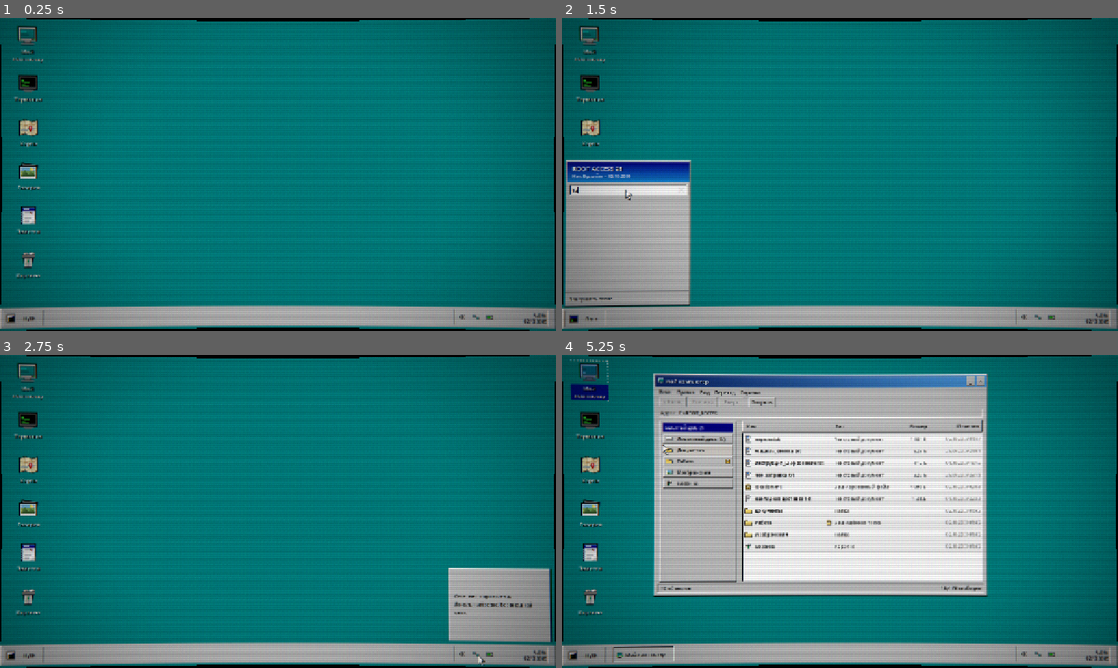
Above: before the commit, frames 1-4 (two rows, left to right).
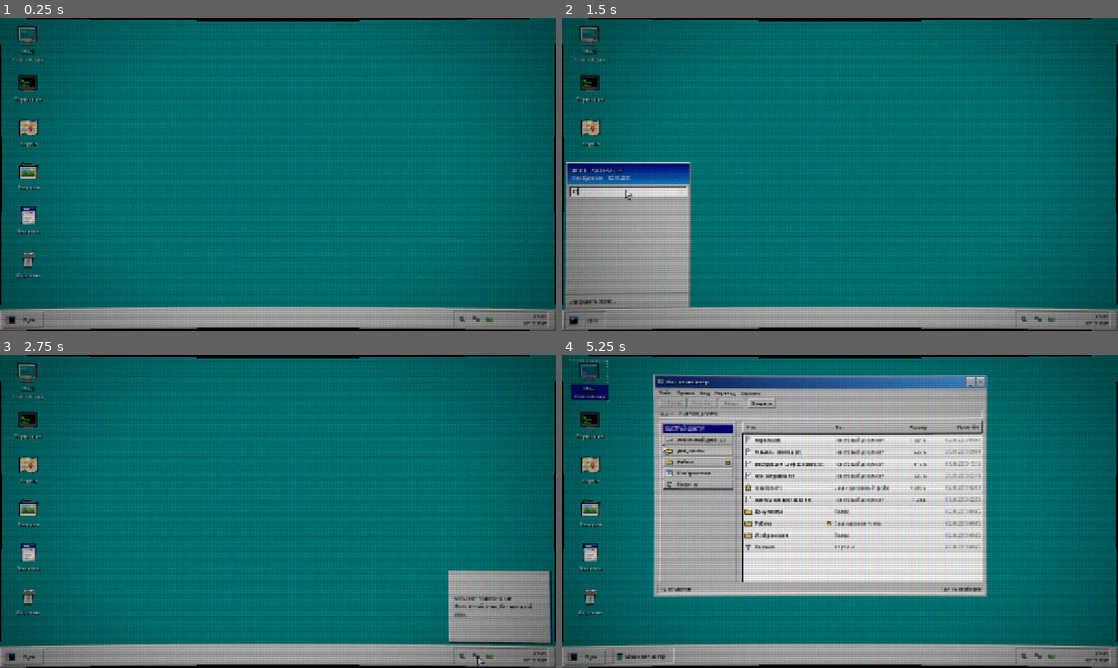
Above: after the commit, the same moments.

Repository: nikkey31/root_access
Game: Godot game, scene res://scenes/desktop/Desktop.tscn
Two runs of this game, one before a commit and one after it. Both use one fixed random seed, a clock stepped at 60 frames per second and the inputs below.
Inputs (mouse positions are in pixels of both pictures, inside the frame that each line leads up to; where the layout moved, square brackets give the same spot in the first picture):
- Up to frame 1 (0.25 s): no input
- Up to frame 2 (1.5 s): click "Пуск" at 0.5 s; click (623, 190) at 1.27 s; type "12" at 1.35 s
- Up to frame 3 (2.75 s): click (478, 658) [478, 655] at 2 s
- Up to frame 4 (5.25 s): click (1056, 658) [1056, 655] at 2.75 s; click (1029, 658) [1029, 655] at 3.5 s; tap Enter at 4.25 s; drag from (840, 511) to (895, 442) at 4.27 s; tap Space at 5 s; drag from (589, 380) to (812, 574) at 5.02 s

The runs differ from the first frame. In frame 1, 1.7% of the frame differs, in the area x 0-100%, y 3-100%; in frame 2, 3.2%; in frame 3, 2.4%; in frame 4, 11%, in the area x 0-100%, y 5-100%.

Commit message:
fix(ui,crt,maps): flush taskbar bottom edge, unify map addresses and boost retro pixel texture ~20%

Diff:
--- a/scenes/desktop/Desktop.tscn
+++ b/scenes/desktop/Desktop.tscn
@@ -29,12 +29,14 @@
 shader_parameter/zoom = 0.975
 shader_parameter/corner_radius = 0.01
 shader_parameter/vignette_strength = 0.14
-shader_parameter/aberration = 0.00045
+shader_parameter/aberration = 0.0007
 shader_parameter/aspect = 1.7777778
-shader_parameter/scanline_strength = 0.09
-shader_parameter/grille_strength = 0.035
-shader_parameter/color_levels = 48.0
-shader_parameter/noise_strength = 0.014
+shader_parameter/scanline_strength = 0.14
+shader_parameter/grille_strength = 0.075
+shader_parameter/color_levels = 24.0
+shader_parameter/noise_strength = 0.022
+shader_parameter/pixel_blend = 0.24
+shader_parameter/pixel_resolution = Vector2(960, 540)
 shader_parameter/glitch_intensity = 0.0
 
 [sub_resource type="SystemFont" id="SystemFont_bold"]
@@ -127,7 +129,7 @@
 anchors_preset = 15
 anchor_right = 1.0
 anchor_bottom = 1.0
-offset_bottom = -52.0
+offset_bottom = -48.0
 grow_horizontal = 2
 grow_vertical = 2
 mouse_filter = 2
@@ -194,8 +196,8 @@
 anchor_top = 1.0
 anchor_right = 1.0
 anchor_bottom = 1.0
-offset_top = -52.0
-offset_bottom = -4.0
+offset_top = -48.0
+offset_bottom = 0.0
 grow_horizontal = 2
 grow_vertical = 0
 theme_override_styles/panel = SubResource("StyleBox_taskbar")
@@ -310,9 +312,9 @@
 anchor_top = 1.0
 anchor_bottom = 1.0
 offset_left = 4.0
-offset_top = -392.0
+offset_top = -388.0
 offset_right = 290.0
-offset_bottom = -54.0
+offset_bottom = -48.0
 grow_vertical = 0
 theme_override_styles/panel = SubResource("StyleBox_startmenu")
 
--- a/scripts/apps/previews/map_preview.gd
+++ b/scripts/apps/previews/map_preview.gd
@@ -11,6 +11,7 @@
 	{
 		"name": "Дом Саймона",
 		"address": "ул. Береговая, 14",
+		"card_address": "Адрес: ул. Береговая, 14  [BEREGOVAYA 14]",
 		"note": "Частный одноэтажный дом. Указан как адрес проживания С. Раклина.",
 		"action": "[ Отправить группу захвата ]",
 		"action_result": "Группа захвата направлена по адресу: ул. Береговая, 14.\nОжидайте доклад с места.",
@@ -21,6 +22,7 @@
 	{
 		"name": "Дом брата",
 		"address": "ул. Мира, 8",
+		"card_address": "Адрес: ул. Мира, 8  [MIRA 8]",
 		"note": "Жилой дом. Зарегистрирован на Е. Рейвенса.",
 		"action": "[ Отправить группу захвата ]",
 		"action_result": "Группа захвата направлена по адресу: ул. Мира, 8.\nОжидайте доклад с места.",
@@ -30,7 +32,8 @@
 	},
 	{
 		"name": "Гаражи",
-		"address": "Гаражный кооператив «Восток»",
+		"address": "ГК «Восток», сектор Д",
+		"card_address": "Адрес: ГК «Восток», сектор Д  [VOSTOK D]",
 		"note": "Ряд металлических гаражных боксов на восточной окраине.",
 		"action": "[ Отправить группу захвата ]",
 		"action_result": "Группа захвата направлена в ГК «Восток».\nОжидайте доклад с места.",
@@ -41,7 +44,7 @@
 	{
 		"name": "Адрес Мишель",
 		"address": "ул. Ленина, 54",
-		"card_address": "Address: LENINA 54",
+		"card_address": "Адрес: ул. Ленина, 54  [LENINA 54]",
 		"note": "Многоквартирный жилой дом. Место проживания М. Юхновой.",
 		"action": "[ Отправить группу захвата ]",
 		"action_result": "Группа захвата направлена по адресу: ул. Ленина, 54.\nОжидайте доклад с места.",
@@ -52,6 +55,7 @@
 	{
 		"name": "Бокс № 6752",
 		"address": "Северная промзона, бокс 6752",
+		"card_address": "Адрес: Северная промзона, бокс 6752  [BOX 6752]",
 		"note": "Одиночный металлический бокс в промышленном секторе.",
 		"action": "[ Отправить группу захвата ]",
 		"action_result": "Группа захвата направлена в Бокс № 6752.\nОжидайте доклад с места.",
@@ -61,7 +65,8 @@
 	},
 	{
 		"name": "Склад № 3",
-		"address": "Северная промзона, проезд Заводской, 12",
+		"address": "Северная промзона, пр. Заводской, 12",
+		"card_address": "Адрес: Северная промзона, пр. Заводской, 12  [ZAVODSKOY 12]",
 		"note": "Заброшенный складской комплекс за бетонным забором.",
 		"action": "[ Отправить группу захвата ]",
 		"action_result": "Группа захвата направлена на Склад № 3.\nОжидайте доклад с места.",
@@ -72,6 +77,7 @@
 	{
 		"name": "Свалка",
 		"address": "Окружное шоссе, 9-й км",
+		"card_address": "Адрес: Окружное шоссе, 9-й км  [OKRUZHNOE 9]",
 		"note": "Заброшенный пункт приёма металлолома за городом.",
 		"action": "[ Отправить группу захвата ]",
 		"action_result": "Группа захвата направлена на Свалку (9-й км).\nОжидайте доклад с места.",
--- a/scripts/desktop/desktop.gd
+++ b/scripts/desktop/desktop.gd
@@ -74,7 +74,7 @@
 @export var crt_zoom: float = 0.975
 @export var crt_corner_radius: float = 0.01
 @export var crt_vignette: float = 0.14
-@export var crt_aberration: float = 0.00045
+@export var crt_aberration: float = 0.0007
 
 @onready var icons_root: GridContainer = $DesktopSurface/Icons
 @onready var window_layer: Control = $DesktopSurface/WindowLayer
--- a/shaders/crt_lens.gdshader
+++ b/shaders/crt_lens.gdshader
@@ -15,10 +15,12 @@
 uniform float aberration : hint_range(0.0, 0.008) = 0.00045;
 uniform float aspect = 1.7777778;
 
-uniform float scanline_strength : hint_range(0.0, 0.35) = 0.09;
-uniform float grille_strength : hint_range(0.0, 0.25) = 0.035;
-uniform float color_levels : hint_range(16.0, 128.0) = 48.0;
-uniform float noise_strength : hint_range(0.0, 0.08) = 0.014;
+uniform float scanline_strength : hint_range(0.0, 0.35) = 0.14;
+uniform float grille_strength : hint_range(0.0, 0.25) = 0.075;
+uniform float color_levels : hint_range(8.0, 128.0) = 24.0;
+uniform float noise_strength : hint_range(0.0, 0.08) = 0.022;
+uniform float pixel_blend : hint_range(0.0, 1.0) = 0.24;
+uniform vec2 pixel_resolution = vec2(960.0, 540.0);
 uniform float glitch_intensity : hint_range(0.0, 1.0) = 0.0;
 
 float bayer4(vec2 p) {
@@ -90,15 +92,21 @@
 		band_noise = in_band * active_glitch * 0.14;
 	}
 
+	// Лёгкая примесь ретро-пиксельной сетки (текст остаётся читаемым, но появляется пиксельная фактура).
+	vec2 pix_uv = (floor(sample_uv * pixel_resolution) + 0.5) / pixel_resolution;
+
 	// Лёгкая хроматическая аберрация ЭЛТ.
 	vec2 dir = normalize(p + vec2(0.00001));
-	float ca = (aberration + active_glitch * 0.0022) * (0.3 + r2);
-	vec3 color;
-	color.r = texture(screen_texture, sample_uv + dir * ca).r;
-	color.g = texture(screen_texture, sample_uv).g;
-	color.b = texture(screen_texture, sample_uv - dir * ca).b;
+	float ca = (aberration + active_glitch * 0.0022) * (0.35 + r2);
+	vec3 crisp;
+	crisp.r = texture(screen_texture, sample_uv + dir * ca).r;
+	crisp.g = texture(screen_texture, sample_uv).g;
+	crisp.b = texture(screen_texture, sample_uv - dir * ca).b;
 
-	// Деликатное 16-битное квантование цвета с Bayer-дизерингом (сохраняет чёткость текста).
+	vec3 pix_col = texture(screen_texture, pix_uv).rgb;
+	vec3 color = mix(crisp, pix_col, pixel_blend);
+
+	// Ретро-квантование палитры с 4x4 Bayer-дизерингом (стиль Win98 High Color).
 	float dither = (bayer4(floor(FRAGCOORD.xy)) - 0.5) / color_levels;
 	color = clamp(floor((color + dither) * color_levels + 0.5) / color_levels, 0.0, 1.0);
 
